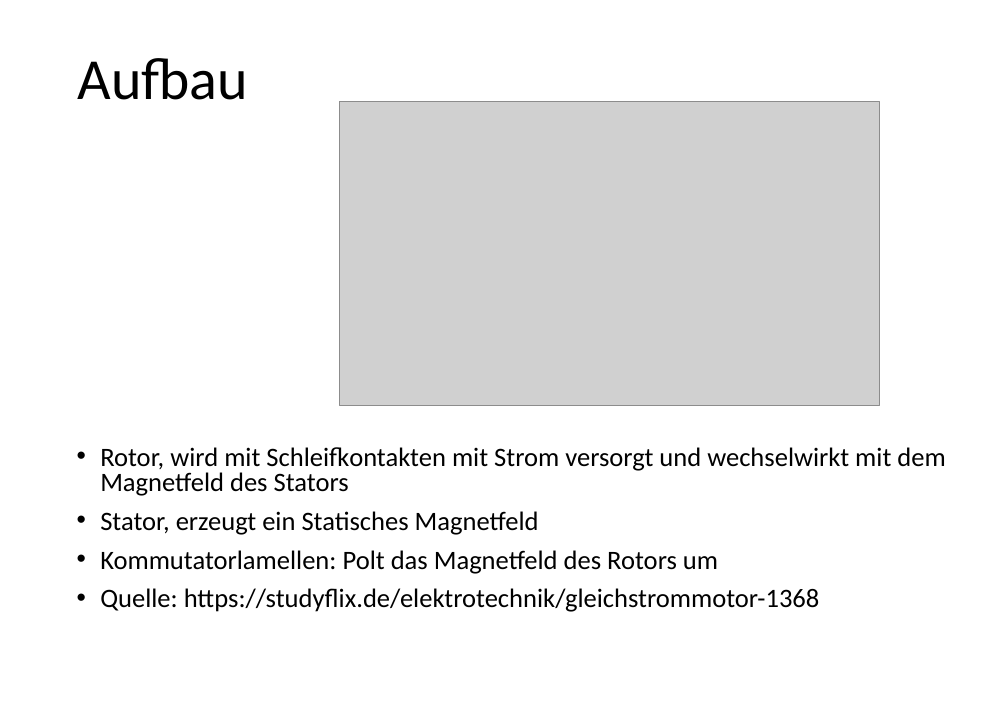
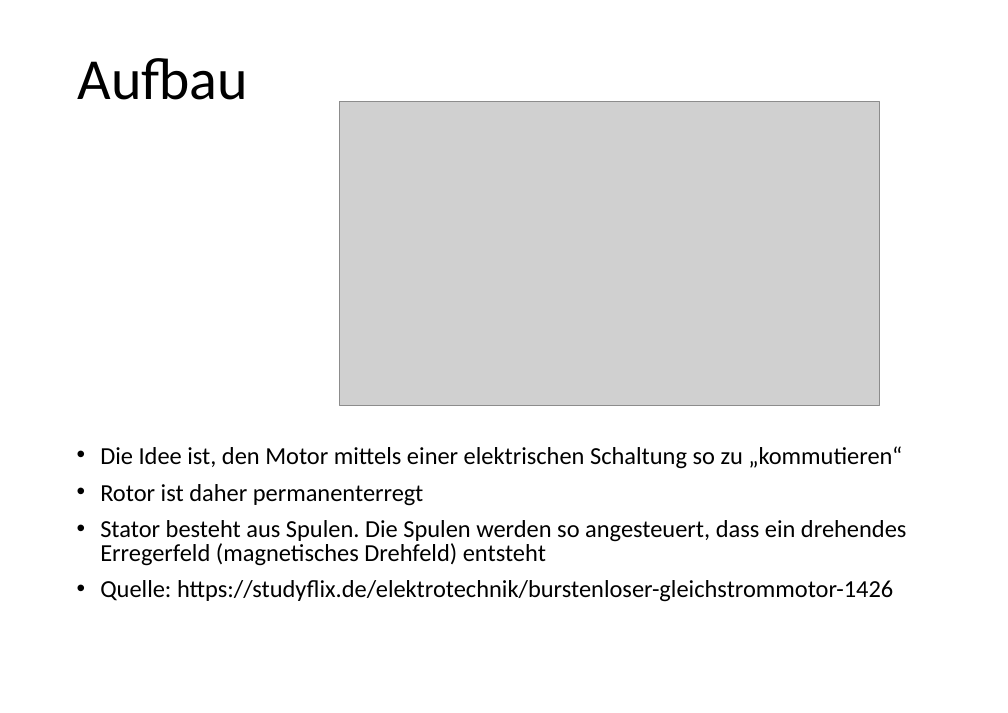
Before and after one commit to markhoff28/ztlArduinoCourse, a slide deck: slide 2 of Advanced/Workshop BL DC-Motor.odp. Drawn at 1008x713 pixels with LibreOffice and Linux fonts; fonts in the diff are those of the drawing; grey boxes stand for pictures. Boxes give left, top, right and bottom in pixels: in the first picture for what was removed or moved away, otherwise in the second. Text is boxed around its words. In the diff, an @@ line names an element or a change of style, - is before the commit and + after.

```diff
--- a/Advanced/Workshop BL DC-Motor.odp
+++ b/Advanced/Workshop BL DC-Motor.odp
@@ text at <box>100,446,907,602</box>: text changed; size 22.2 to 20.4 pt @@
-• Rotor, wird mit Schleifkontakten mit Strom versorgt und wechselwirkt mit dem Magnetfeld des Stators
-• Stator, erzeugt ein Statisches Magnetfeld
-• Kommutatorlamellen: Polt das Magnetfeld des Rotors um
-• Quelle: https://studyflix.de/elektrotechnik/gleichstrommotor-1368
+• Die Idee ist, den Motor mittels einer elektrischen Schaltung so zu „kommutieren“
+• Rotor ist daher permanenterregt
+• Stator besteht aus Spulen. Die Spulen werden so angesteuert, dass ein drehendes Erregerfeld (magnetisches Drehfeld) entsteht
+• Quelle: https://studyflix.de/elektrotechnik/burstenloser-gleichstrommotor-1426
```
Also in this commit, not shown: 3 other slides changed, 1 slide added, 1 slide removed, 1 other file.
